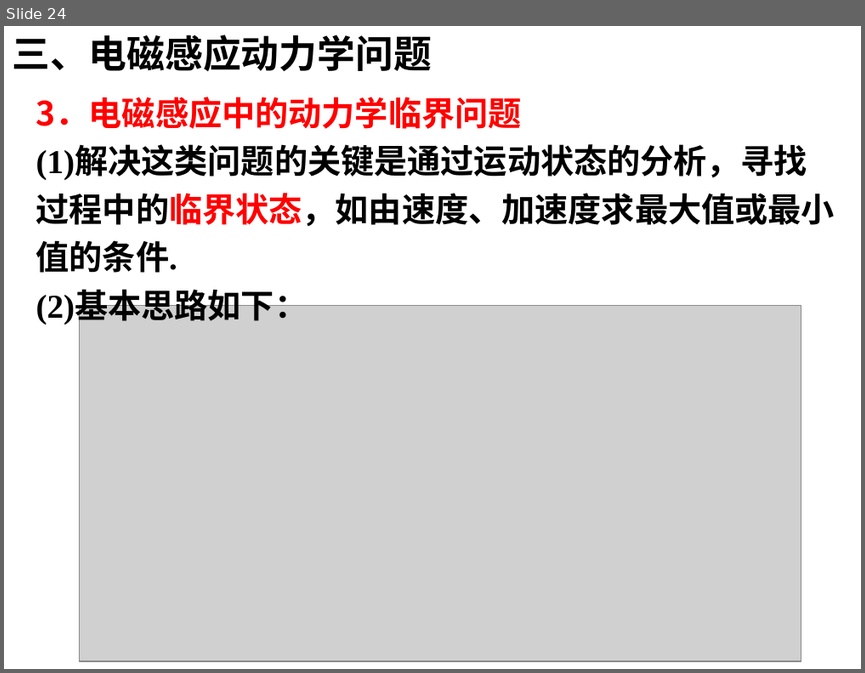
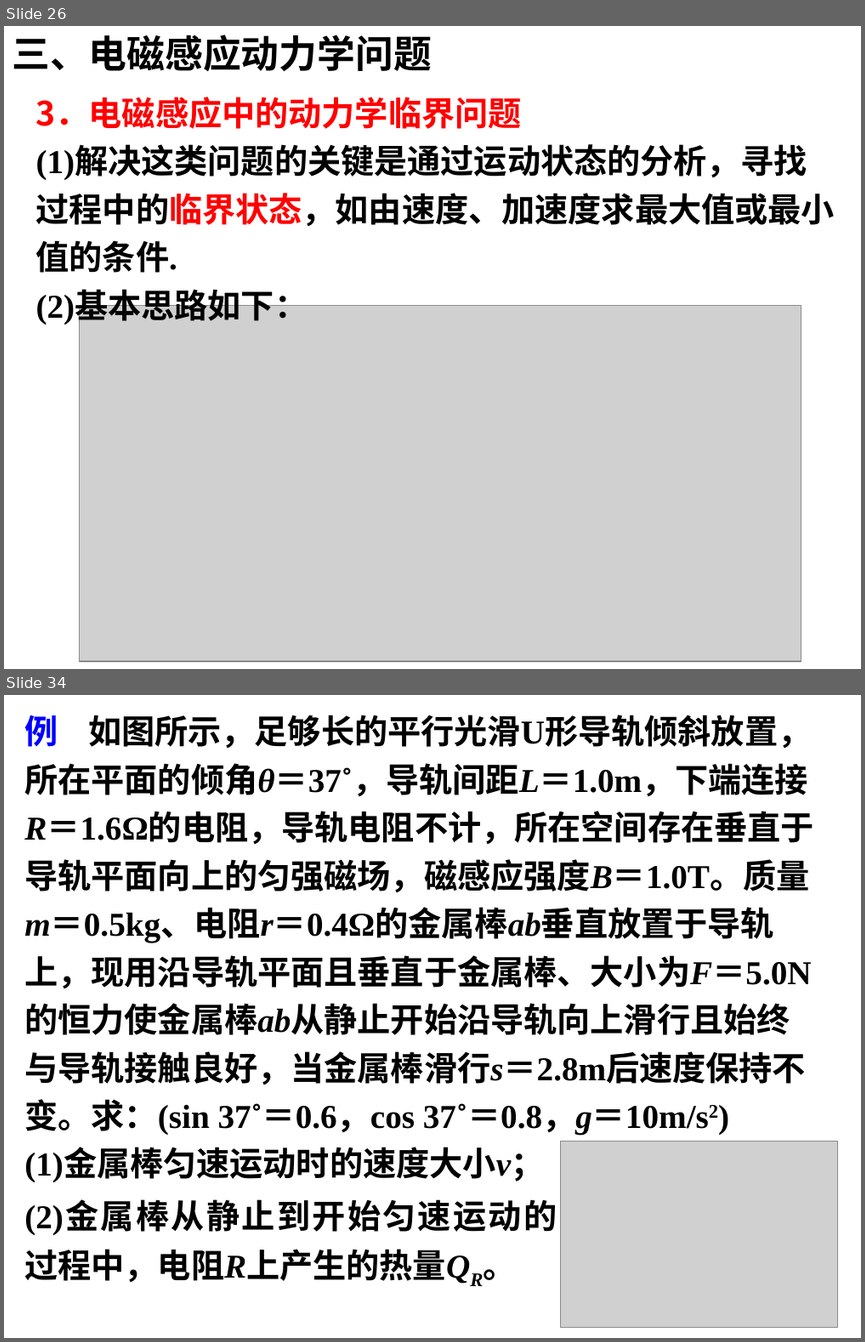
Before and after one commit to saddestboy/wuli2, a slide deck: 4.5A电磁感应问题的综合应用/习题课 电磁感应规律的综合应用.ppt. Shown one above the other, each under a label of ours: slide 24 before the commit, slides 26 and 34 after it; the slides between them are not shown. The pictures are 865x673 and 865x1342 pixels, drawn with LibreOffice and Linux fonts; fonts in the diff are those of the drawing; grey boxes stand for pictures. Boxes give left, top, right and bottom in pixels: in the first picture for what was removed or moved away, otherwise in the second. Text is boxed around its words. In the diff, an @@ line names an element or a change of style, - is before the commit and + after.

```diff
--- a/4.5A电磁感应问题的综合应用/习题课 电磁感应规律的综合应用.ppt
+++ b/4.5A电磁感应问题的综合应用/习题课 电磁感应规律的综合应用.ppt
@@ slide 34 added at (4,695,861,1338), background #FFFFFF @@
@@ text added at (24,715,813,1182), 28 pt, text #000000, bold @@
+例 如图所示，足够长的平行光滑U形导轨倾斜放置，所在平面的倾角θ＝37˚，导轨间距L＝1.0m，下端连接R＝1.6Ω的电阻，导轨电阻不计，所在空间存在垂直于导轨平面向上的匀强磁场，磁感应强度B＝1.0T。质量m＝0.5kg、电阻r＝0.4Ω的金属棒ab垂直放置于导轨上，现用沿导轨平面且垂直于金属棒、大小为F＝5.0N的恒力使金属棒ab从静止开始沿导轨向上滑行且始终与导轨接触良好，当金属棒滑行s＝2.8m后速度保持不变。求：(sin 37˚＝0.6，cos 37˚＝0.8，g＝10m/s2)
+(1)金属棒匀速运动时的速度大小v；
@@ picture added at (561,1140,838,1327) @@
@@ text added at (24,1202,556,1283), 28 pt, text #000000, bold @@
+(2)金属棒从静止到开始匀速运动的过程中，电阻R上产生的热量QR。
@@ what was slide 24 is now slide 26 @@
```
Also in this commit, not shown: 21 slides changed, 9 other slides added, 9 slides removed, 4 other files.
